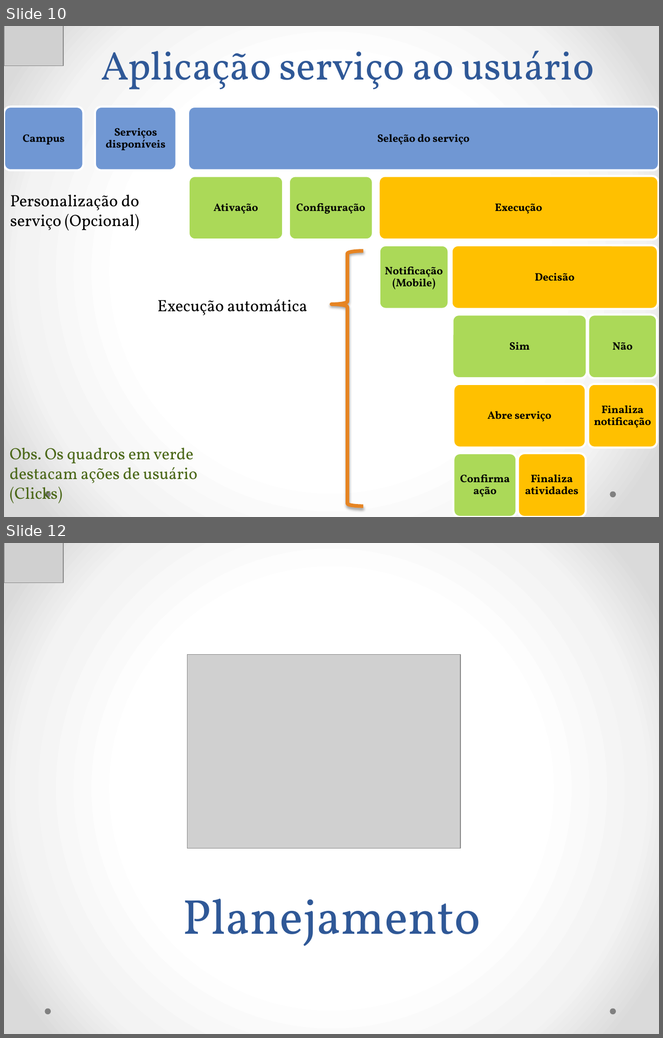
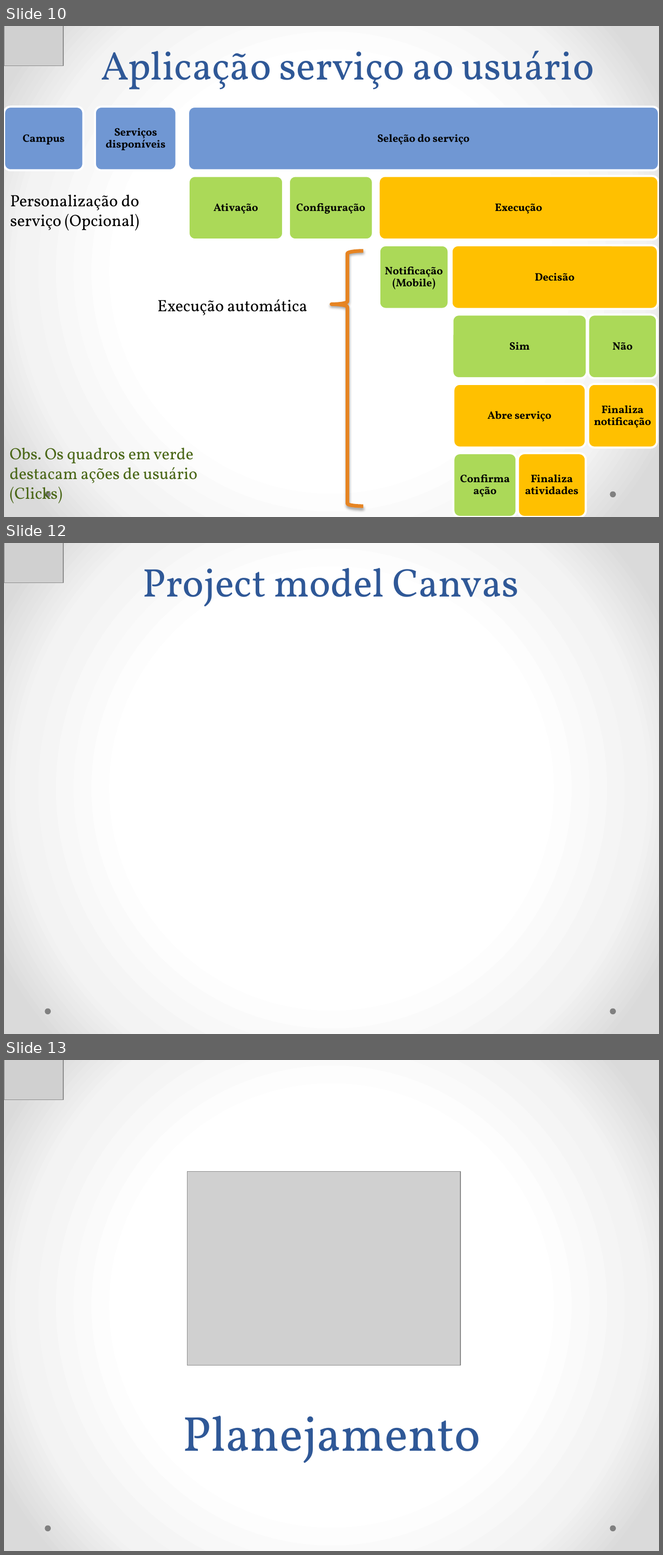
Before and after one commit to Neimarmg/TCC, a slide deck: Ppt.pptx. Shown one above the other, each under a label of ours: slides 10 and 12 before the commit, slides 10, 12 and 13 after it; the slides between them are not shown. The pictures are 663x1038 and 663x1555 pixels, drawn with LibreOffice and Linux fonts; fonts in the diff are those of the drawing; grey boxes stand for pictures; background and template pictures are left out. Boxes give left, top, right and bottom in pixels: in the first picture for what was removed or moved away, otherwise in the second. Text is boxed around its words. In the diff, an @@ line names an element or a change of style, - is before the commit and + after.

```diff
--- a/Ppt.pptx
+++ b/Ppt.pptx
@@ slide 12 added at box(4, 543, 659, 1034), background picture (left out); not listed: 2 template elements that a slide beside it also shows @@
@@ picture added at box(4, 543, 64, 583) @@
@@ title added at box(143, 568, 519, 606), 44 pt, text #2F5897 @@
+Project model Canvas
@@ what was slide 12 is now slide 13 @@
```
Also in this commit, not shown: 2 slides changed, 2 other files.
